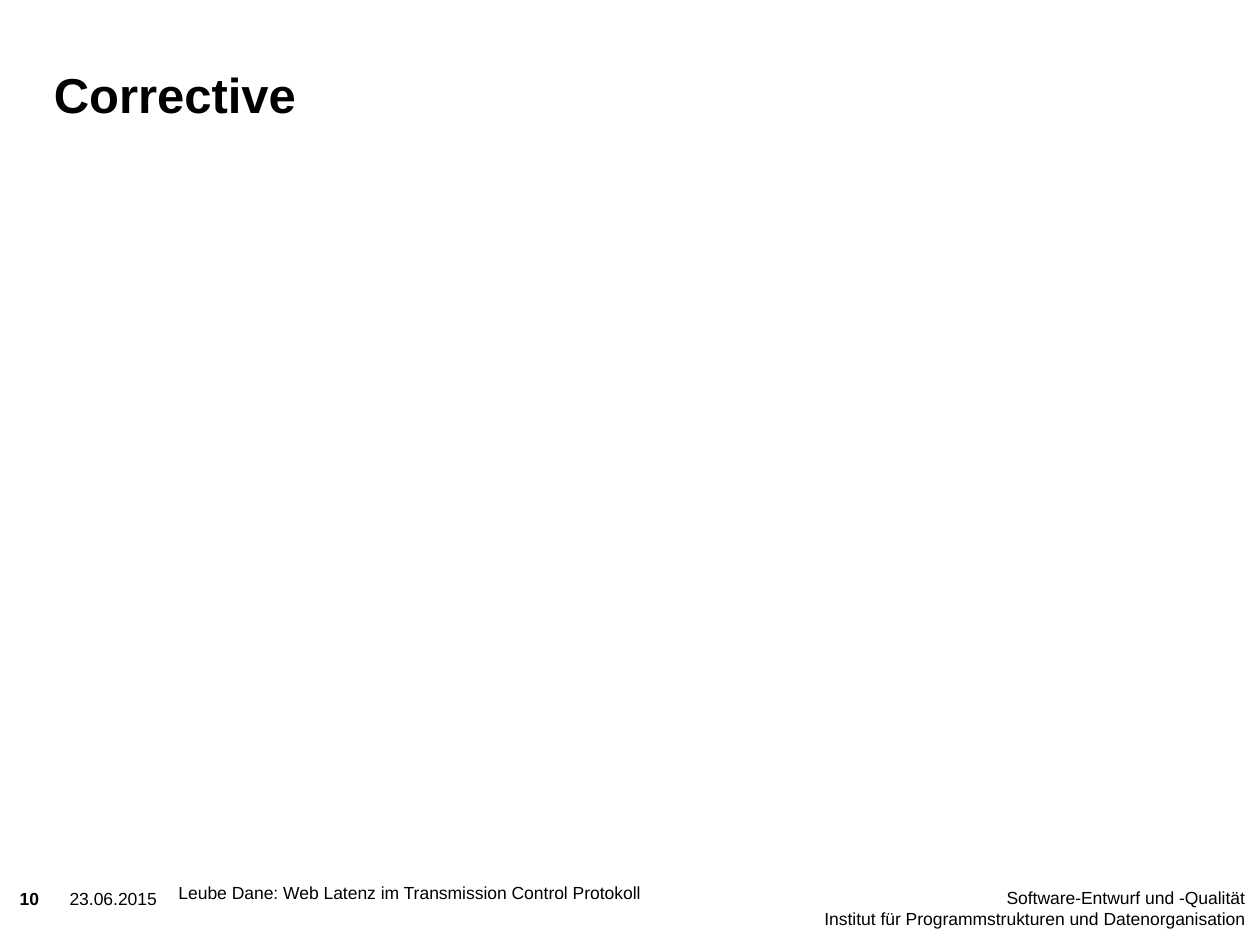
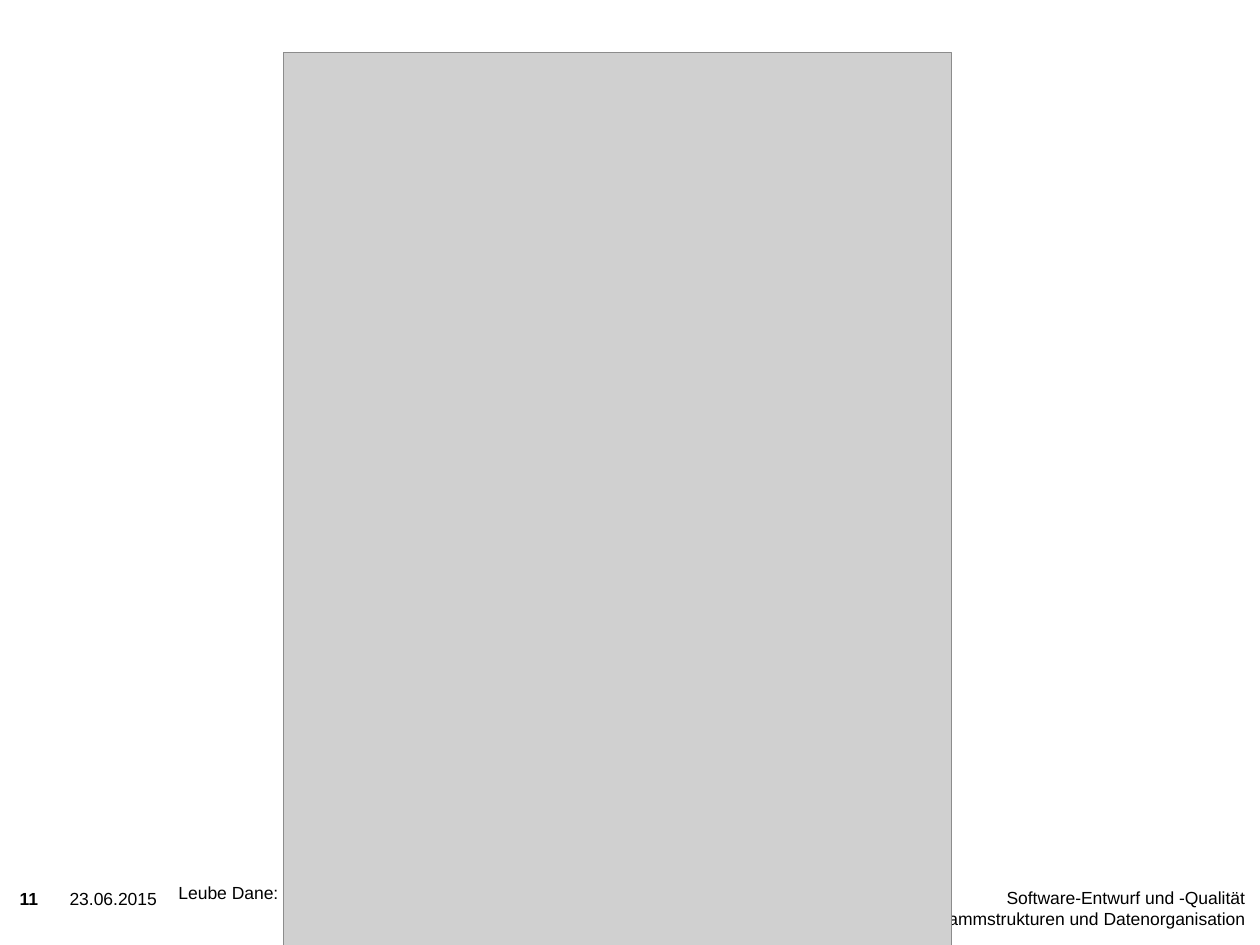
Before and after one commit to holzleube/hotTopics, a slide deck: slide 11 of Vortrag/Vortrag.pptx (slide 10 before the commit). Drawn at 1260x945 pixels with LibreOffice and Linux fonts; fonts in the diff are those of the drawing; grey boxes stand for pictures; background and template pictures are left out. Boxes give left, top, right and bottom in pixels: in the first picture for what was removed or moved away, otherwise in the second. Text is boxed around its words. In the diff, an @@ line names an element or a change of style, - is before the commit and + after.

```diff
--- a/Vortrag/Vortrag.pptx
+++ b/Vortrag/Vortrag.pptx
@@ picture added at bbox=[284, 53, 951, 945] @@
@@ title removed at bbox=[54, 77, 296, 114] @@
-Corrective
@@ page number at bbox=[20, 893, 38, 905]: text changed @@
-10
+11
```
Also in this commit, not shown: 10 other slides changed, 1 slide added, 3 other files.
